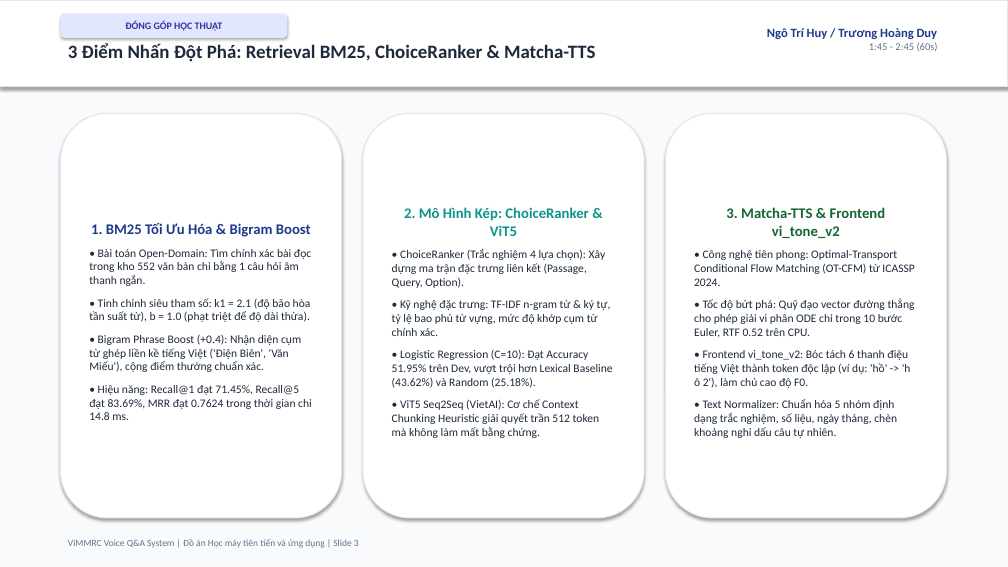
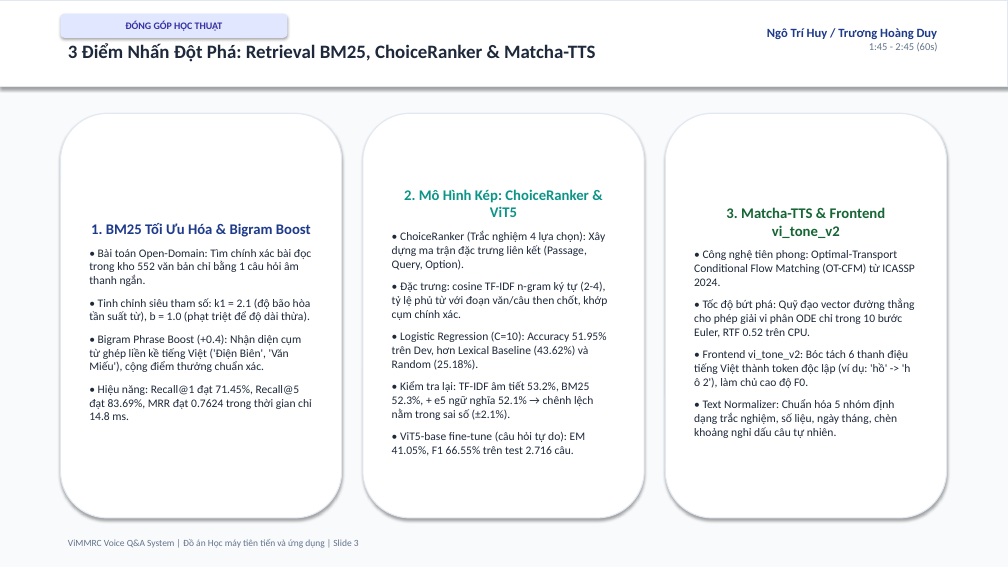
Before and after one commit to ngohuy04022000/vimmrc-qa-voice, a slide deck: slide 3 of docs/ViMMRC_Presentation_5min.pptx. Drawn at 1008x567 pixels with LibreOffice and Linux fonts; fonts in the diff are those of the drawing. Boxes give left, top, right and bottom in pixels: in the first picture for what was removed or moved away, otherwise in the second. Text is boxed around its words. In the diff, an @@ line names an element or a change of style, - is before the commit and + after.

```diff
--- a/docs/ViMMRC_Presentation_5min.pptx
+++ b/docs/ViMMRC_Presentation_5min.pptx
@@ text in rounded rectangle at [392, 281, 607, 456]: text changed @@
-• Kỹ nghệ đặc trưng: TF-IDF n-gram từ & ký tự, tỷ lệ bao phủ từ vựng, mức độ khớp cụm từ chính xác.
-• Logistic Regression (C=10): Đạt Accuracy 51.95% trên Dev, vượt trội hơn Lexical Baseline (43.62%) và Random (25.18%).
-• ViT5 Seq2Seq (VietAI): Cơ chế Context Chunking Heuristic giải quyết trần 512 token mà không làm mất bằng chứng.
+• Đặc trưng: cosine TF-IDF n-gram ký tự (2-4), tỷ lệ phủ từ với đoạn văn/câu then chốt, khớp cụm chính xác.
+• Logistic Regression (C=10): Accuracy 51.95% trên Dev, hơn Lexical Baseline (43.62%) và Random (25.18%).
+• Kiểm tra lại: TF-IDF âm tiết 53.2%, BM25 52.3%, + e5 ngữ nghĩa 52.1% → chênh lệch nằm trong sai số (±2.1%).
+• ViT5-base fine-tune (câu hỏi tự do): EM 41.05%, F1 66.55% trên test 2.716 câu.
```
Also in this commit, not shown: 1 other slide changed, 9 other files.
